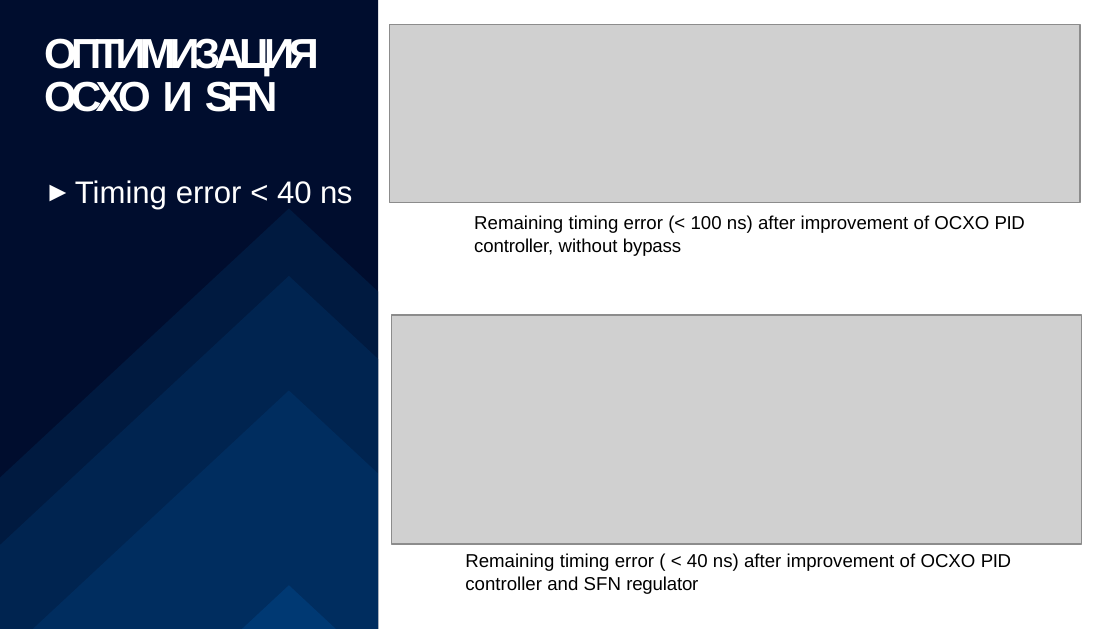
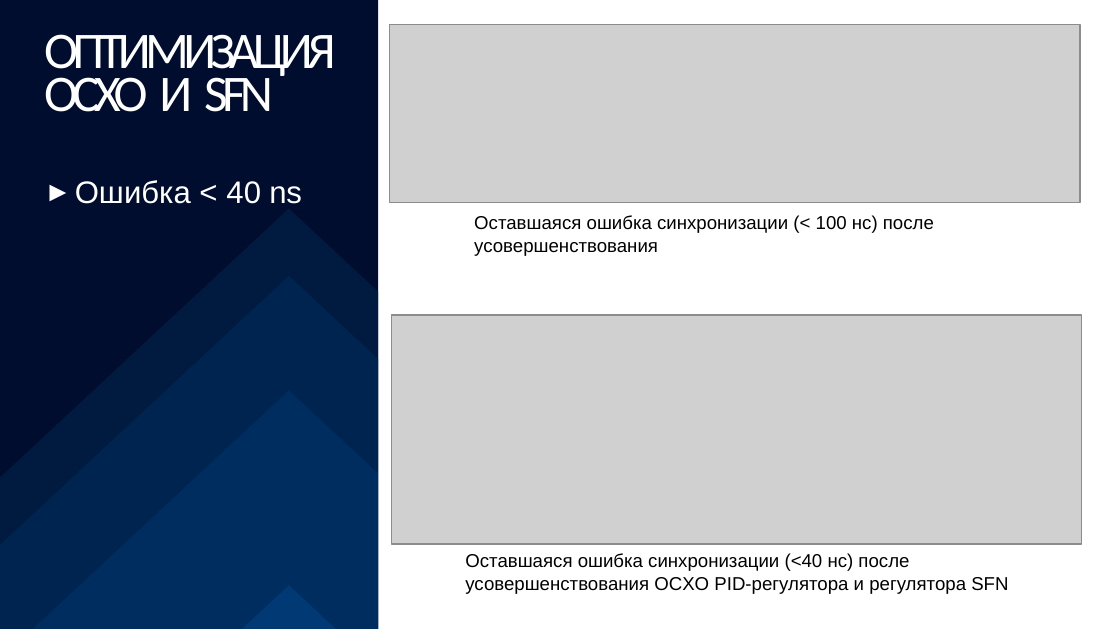
Before and after one commit to SiwaNetwork/QUANTUM, a slide deck: slide 16 of Time-Card/ДОКУМЕНТЫ/МАТЕРИАЛ СТАТЬИ/время 5г тв).pptx (slide 19 before the commit). Drawn at 1120x630 pixels with LibreOffice and Linux fonts; fonts in the diff are those of the drawing; grey boxes stand for pictures. Boxes give left, top, right and bottom in pixels: in the first picture for what was removed or moved away, otherwise in the second. Text is boxed around its words. In the diff, an @@ line names an element or a change of style, - is before the commit and + after.

```diff
--- a/Time-Card/ДОКУМЕНТЫ/МАТЕРИАЛ СТАТЬИ/время 5г тв).pptx
+++ b/Time-Card/ДОКУМЕНТЫ/МАТЕРИАЛ СТАТЬИ/время 5г тв).pptx
@@ title "ОПТИМИЗАЦИЯ OCXO И SFN" at <box>44,34,336,112</box>: size 27 to 33 pt, font Arial to Calibri, bold off; vertical alignment top to middle @@
@@ text at <box>75,180,302,204</box>: text changed @@
-► Timing error < 40 ns
+► Ошибка < 40 ns
@@ text at <box>474,215,934,256</box>: text changed @@
-Remaining timing error (< 100 ns) after improvement of OCXO PID controller, without bypass
+Оставшаяся ошибка синхронизации (< 100 нс) после усовершенствования
@@ text at <box>465,553,1008,594</box>: text changed @@
-Remaining timing error ( < 40 ns) after improvement of OCXO PID
-controller and SFN regulator
+Оставшаяся ошибка синхронизации (<40 нс) после усовершенствования OCXO PID-регулятора и регулятора SFN
```
Also in this commit, not shown: 15 other slides changed, 1 slide added, 17 slides removed, 1 other file.
